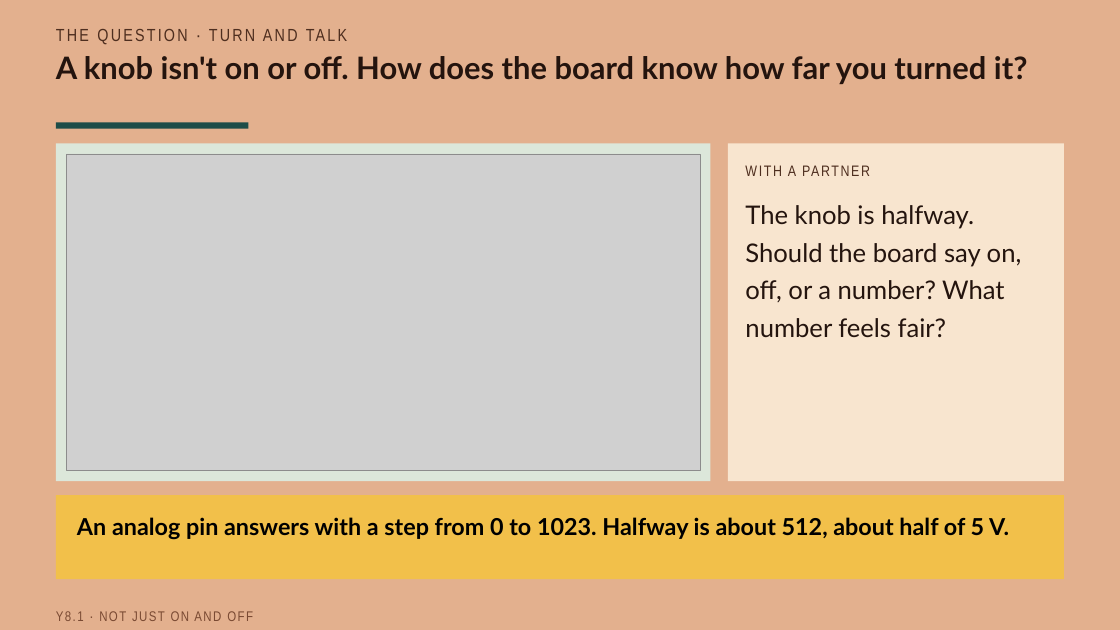
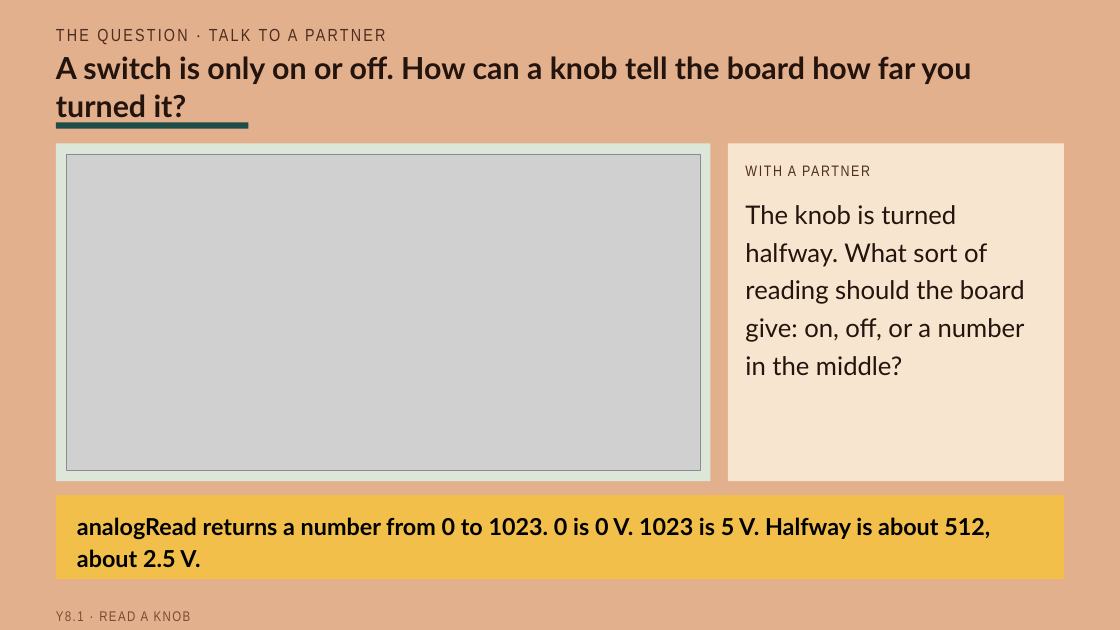
Before and after one commit to beatsaway/luacslides, a slide deck: slide 3 of v2027/Y8-1-A-pin-that-reads-a-range.pptx. Drawn at 1120x630 pixels with LibreOffice and Linux fonts; fonts in the diff are those of the drawing; grey boxes stand for pictures. Boxes give left, top, right and bottom in pixels: in the first picture for what was removed or moved away, otherwise in the second. Text is boxed around its words. In the diff, an @@ line names an element or a change of style, - is before the commit and + after.

```diff
--- a/v2027/Y8-1-A-pin-that-reads-a-range.pptx
+++ b/v2027/Y8-1-A-pin-that-reads-a-range.pptx
@@ text at [288,29,298,41]: text changed @@
-THE QUESTION · TURN AND TALK
+THE QUESTION · TALK TO A PARTNER
@@ text at [56,56,971,123]: text changed; size 26.5 to 26 pt @@
-A knob isn't on or off. How does the board know how far you turned it?
+A switch is only on or off. How can a knob tell the board how far you turned it?
@@ text at [745,205,1025,375]: text changed @@
-The knob is halfway. Should the board say on, off, or a number? What number feels fair?
+The knob is turned halfway. What sort of reading should the board give: on, off, or a number in the middle?
@@ text at [77,517,990,567]: text changed @@
-An analog pin answers with a step from 0 to 1023. Halfway is about 512, about half of 5 V.
+analogRead returns a number from 0 to 1023. 0 is 0 V. 1023 is 5 V. Halfway is about 512, about 2.5 V.
@@ text at [56,611,191,621]: text changed @@
-Y8.1 · NOT JUST ON AND OFF
+Y8.1 · READ A KNOB
```
Also in this commit, not shown: 11 other slides changed, 34 other files.
